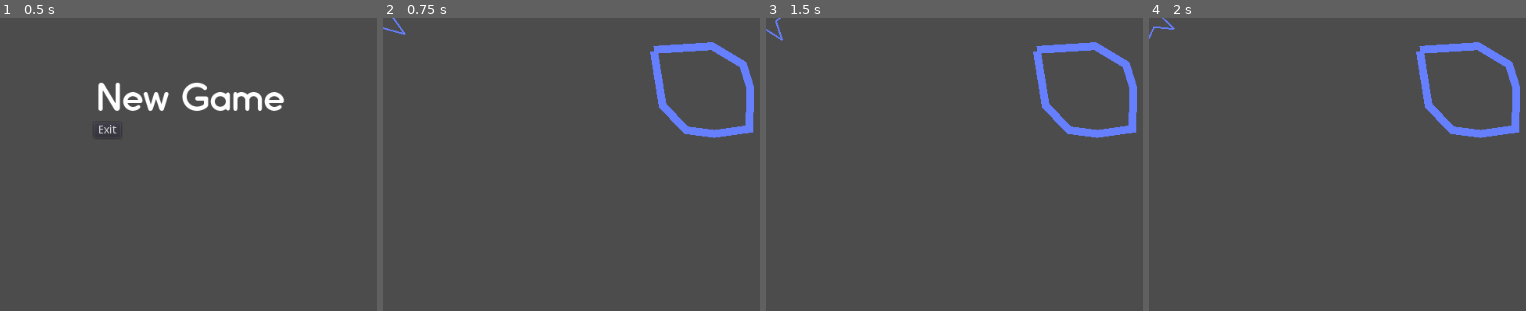
Above: before the commit, frames 1-4 (left to right).
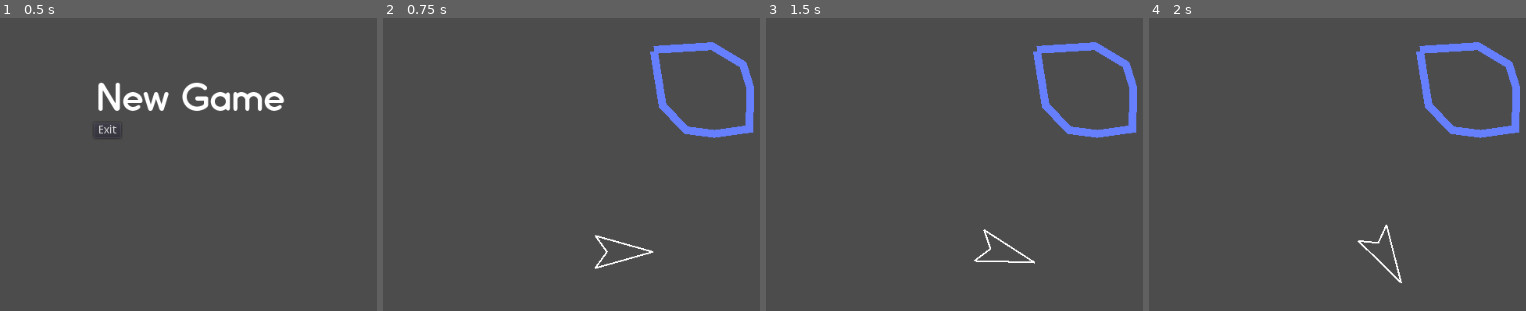
Above: after the commit, the same moments.

Repository: thinkyfish/MasterBlaster-Godot
Game: Godot game, scene res://menu.tscn
Two runs of this game, one before a commit and one after it. Both use one fixed random seed, a clock stepped at 60 frames per second and the inputs below.
Inputs (mouse positions are in pixels of both pictures, inside the frame that each line leads up to):
- Up to frame 1 (0.5 s): no input
- Up to frame 2 (0.75 s): click (outside the picture) at 0.5 s
- Up to frame 3 (1.5 s): tap Enter at 1.25 s; hold Right (ui_right) from 1.28 s (still down)
- Up to frame 4 (2 s): keep holding Right (ui_right)

Frame 1 is identical in both runs. In frame 2, 0.4% of the frame differs, in the area x 0-72%, y 0-86%; in frame 3, 0.4%; in frame 4, 0.4%.

Commit message:
added ship physics

Diff:
--- a/KinematicBody2D.gd
+++ b/KinematicBody2D.gd
@@ -1,24 +1,48 @@
 extends KinematicBody2D
 
-export (int) var speed = 200
+export (int) var speed = 0
 export (float) var rotation_speed = 1.5
-
+var force = Vector2()
 var velocity = Vector2()
+var acceleration = Vector2(0,0)
 var rotation_dir = 0
+var drag = 0.008
+var thrust = 100
+var mass = 0.01
+func _ready():
+	position = Vector2(300,300)
 
 func get_input():
-    rotation_dir = 0
-    velocity = Vector2()
-    if Input.is_action_pressed('ui_right'):
-        rotation_dir += 1
-    if Input.is_action_pressed('ui_left'):
-        rotation_dir -= 1
-    if Input.is_action_pressed('ui_down'):
-        velocity = Vector2(-speed, 0).rotated(rotation)
-    if Input.is_action_pressed('ui_up'):
-        velocity = Vector2(speed, 0).rotated(rotation)
+	rotation_dir = 0
+	velocity = Vector2()
+	if Input.is_action_pressed('ui_right'):
+		rotation_dir += 1
+	if Input.is_action_pressed('ui_left'):
+		rotation_dir -= 1
+	if Input.is_action_pressed('ui_up'):
+		speed = thrust
+	else :
+		speed = 0
+	if Input.is_action_pressed('ui_down'):
+		drag = 0.9
+
+func checkwrap():
+	if position.x > 1024 :
+		position.x -= 1024
+	if position.x < 0 :
+		position.x += 1024
+	if position.y > 600 :
+		position.y -= 600
+	if position.y < 0 :
+		position.y += 600
+
 
 func _physics_process(delta):
-    get_input()
-    rotation += rotation_dir * rotation_speed * delta
-    move_and_slide(velocity)
+	get_input()
+	rotation += rotation_dir * rotation_speed * delta
+	force = Vector2(speed, 0).rotated(rotation)
+	acceleration = force / mass
+	velocity += acceleration * delta
+	velocity *= 1.0 - drag
+	move_and_slide(velocity)
+	checkwrap()
--- a/game.tscn
+++ b/game.tscn
@@ -23,14 +23,15 @@
 motion/sync_to_physics = false
 script = ExtResource( 2 )
 _sections_unfolded = [ "Script" ]
-speed = 200
+speed = 0
 rotation_speed = 1.5
 
 [node name="Ship" type="Line2D" parent="KinematicShip"]
+rotation = 3.14159
 scale = Vector2( 1, 1 )
 points = PoolVector2Array( -46.2672, -0.100487, 28.0753, 20.8022, 13.3377, 0.130875, 28.2678, -20.7077, -44.6814, -0.100487 )
 width = 2.03
-default_color = Color( 0.4, 0.5, 1, 1 )
+default_color = Color( 1, 1, 1, 1 )
 texture_mode = 17
 sharp_limit = 2.0
 round_precision = 6
